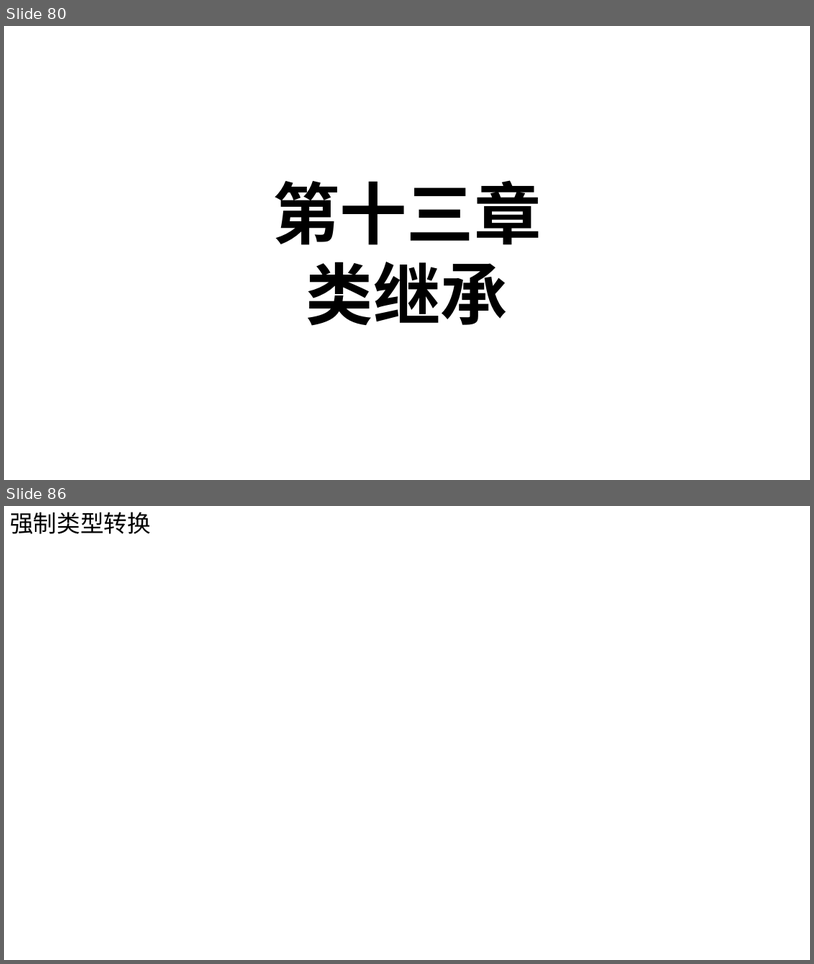
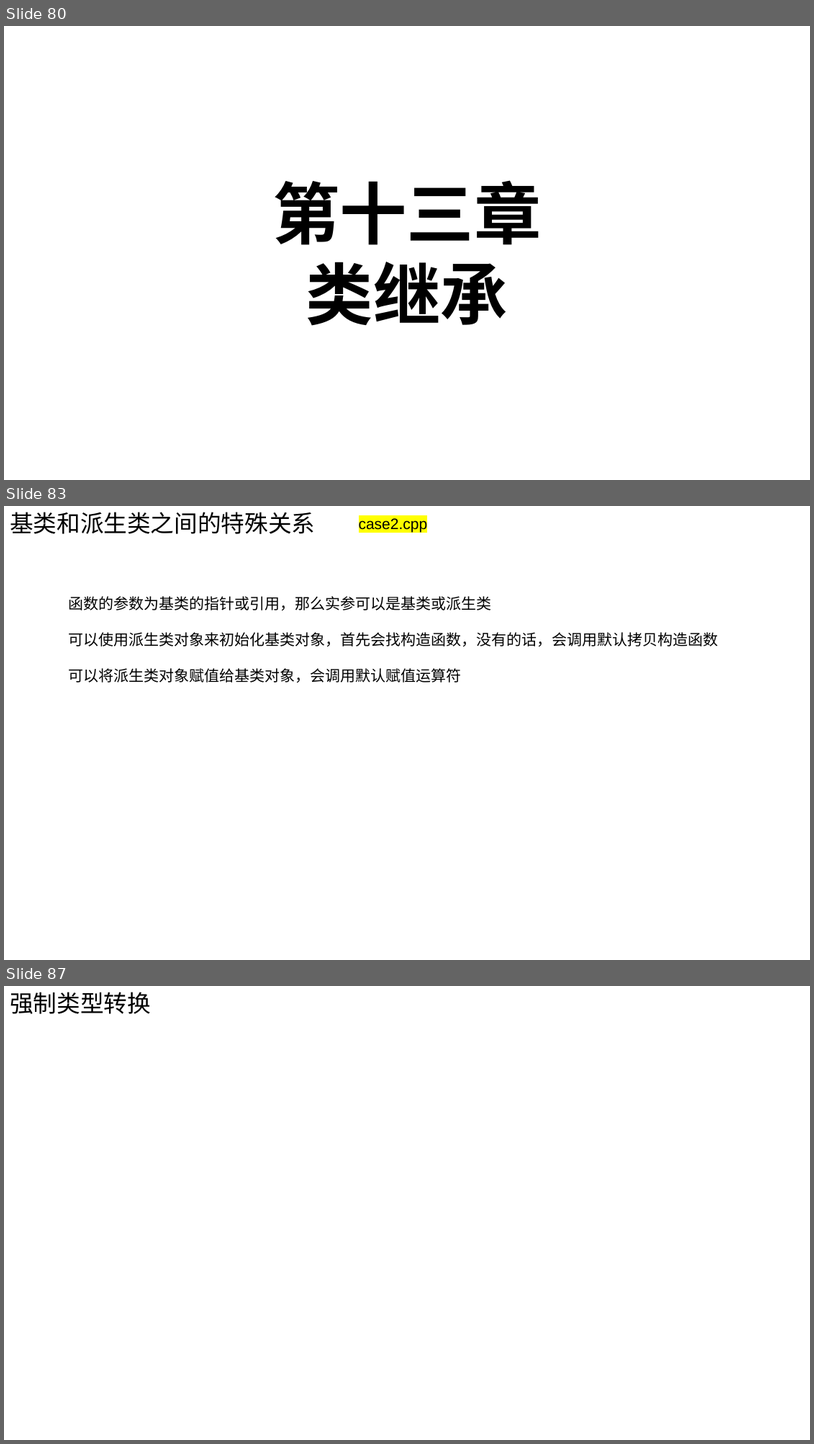
Before and after one commit to Chao200/CPP_Primer_Plus, a slide deck: C++ Primer Plus.pptx. Shown one above the other, each under a label of ours: slides 80 and 86 before the commit, slides 80, 83 and 87 after it; the slides between them are not shown. The pictures are 814x964 and 814x1444 pixels, drawn with LibreOffice and Linux fonts; fonts in the diff are those of the drawing. Boxes give left, top, right and bottom in pixels: in the first picture for what was removed or moved away, otherwise in the second. Text is boxed around its words. In the diff, an @@ line names an element or a change of style, - is before the commit and + after.

```diff
--- a/C++ Primer Plus.pptx
+++ b/C++ Primer Plus.pptx
@@ slide 83 added at [4,506,810,960], background #FFFFFF @@
@@ text added at [10,512,315,534], 28 pt, text #000000 @@
+基类和派生类之间的特殊关系
@@ text added at [359,517,428,532], 18 pt, text #000000 @@
+case2.cpp
@@ text added at [69,596,719,682], 18 pt, text #000000 @@
+函数的参数为基类的指针或引用，那么实参可以是基类或派生类
+可以使用派生类对象来初始化基类对象，首先会找构造函数，没有的话，会调用默认拷贝构造函数
+可以将派生类对象赋值给基类对象，会调用默认赋值运算符
@@ what was slide 86 is now slide 87 @@
```
Also in this commit, not shown: 5 other slides added, 5 slides removed.
